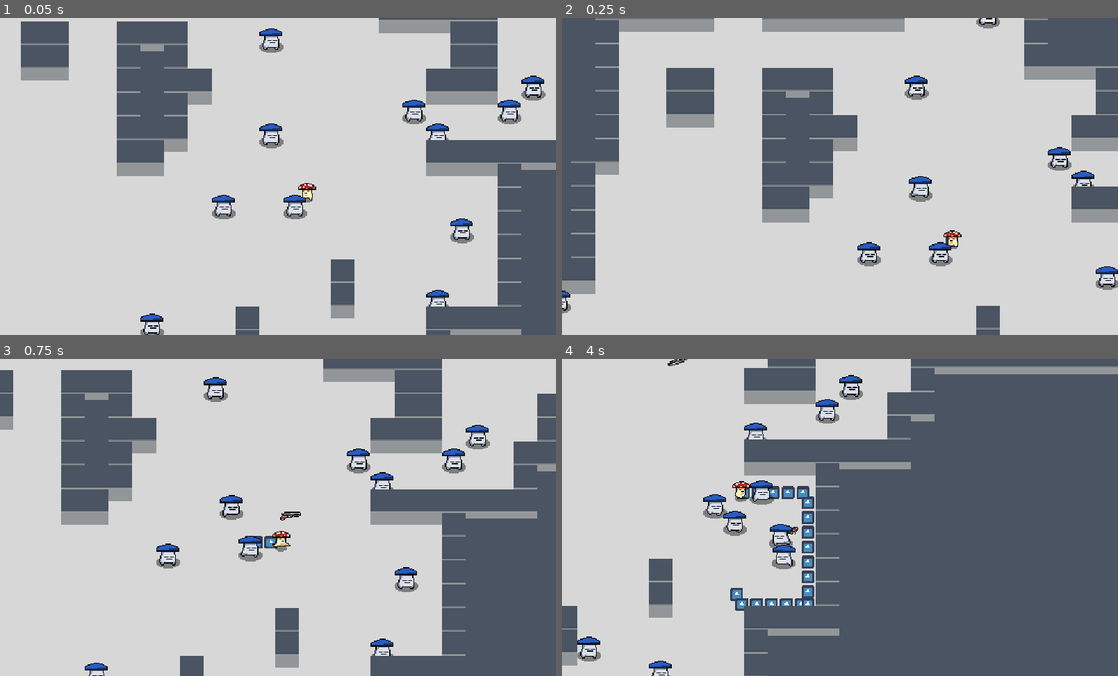
Above: before the commit, frames 1-4 (two rows, left to right).
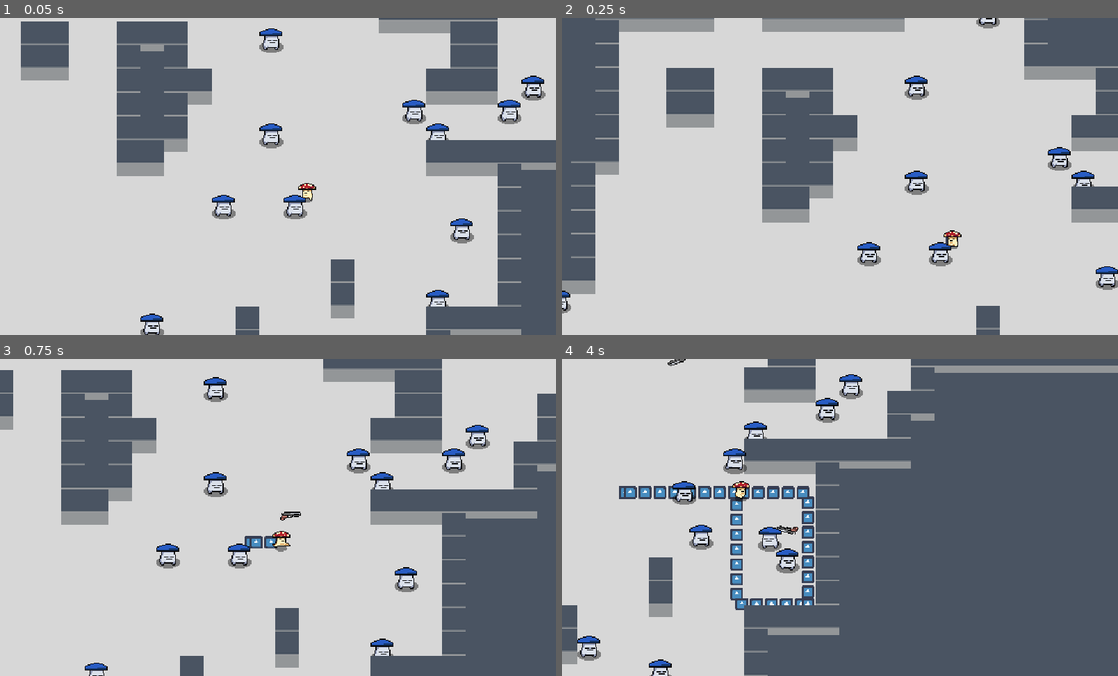
Above: after the commit, the same moments.

Repository: Hairic95/nuclear-throne-godot-clone
Game: Godot game, scene res://src/scenes/TestScene.tscn
Same seed, same stepped clock (60 frames per second), same inputs: the game is played once before the commit and once after it. The engine's default icon, where the game draws it, is replaced by a stand-in: a white triangle on a blue panel in a dark square.
Inputs (mouse positions are in pixels of both pictures, inside the frame that each line leads up to):
- Up to frame 1 (0.05 s): no input
- Up to frame 2 (0.25 s): no input
- Up to frame 3 (0.75 s): move the mouse to (400, 501) at 0.52 s; hold D from 0.53 s (still down); right-click (400, 501) at 0.6 s
- Up to frame 4 (4 s): move the mouse to (728, 533) at 1.27 s; release D at 1.28 s; hold S 1.28-2.03 s; click (728, 533) at 1.35 s; move the mouse to (895, 447) at 2.02 s; hold D 2.03-2.78 s; tap E (interact) at 2.1 s; move the mouse to (812, 580) at 2.77 s; hold W 2.78-3.53 s; tap Mouse wheel up (next_weapon) at 2.85 s; move the mouse to (1006, 565) at 3.52 s; hold A from 3.53 s (still down); right-click (1006, 565) at 3.6 s

Frame 1 is identical in both runs. In frame 2, 0.3% of the frame differs, in the area x 61-67%, y 48-58%; in frame 3, 0.8%; in frame 4, 5.2%, in the area x 0-100%, y 0-100%.

Commit message:
added pushboxes to player and enemies

Diff:
--- a/assets/animation_tree/character_basic_tree.tres
+++ b/assets/animation_tree/character_basic_tree.tres
@@ -45,4 +45,4 @@
 nodes/tr_alive/position = Vector2( 980, 220 )
 nodes/tr_movement/node = SubResource( 7 )
 nodes/tr_movement/position = Vector2( 420, 180 )
-node_connections = [ "output", 0, "tr_alive", "os_hurt", 0, "tr_movement", "os_hurt", 1, "an_hurt", "tr_movement", 0, "an_idle", "tr_movement", 1, "an_run", "tr_alive", 0, "os_hurt", "tr_alive", 1, "an_dead" ]
+node_connections = [ "output", 0, "tr_alive", "tr_movement", 0, "an_idle", "tr_movement", 1, "an_run", "os_hurt", 0, "tr_movement", "os_hurt", 1, "an_hurt", "tr_alive", 0, "os_hurt", "tr_alive", 1, "an_dead" ]
--- a/src/entities/enemies/Enemy.gd
+++ b/src/entities/enemies/Enemy.gd
@@ -11,6 +11,8 @@
 
 var speed = 40
 
+var inner_pushbox = []
+
 func _ready():
 	randomize()
 
@@ -21,13 +23,17 @@
 			$Vision.force_raycast_update()
 			if !$Vision.is_colliding():
 
-				if player_in_range.global_position.x > global_position.x:
-					$Sprite.flip_h = false
+				if (player_in_range.global_position - global_position).length() > 100:
+
+					if player_in_range.global_position.x > global_position.x:
+						$Sprite.flip_h = false
+					else:
+						$Sprite.flip_h = true
+
+					direction = (player_in_range.global_position - global_position).normalized()
+
 				else:
-					$Sprite.flip_h = true
-
-				direction = (player_in_range.global_position - global_position).normalized()
-
+					direction = Vector2.ZERO
 			else:
 				var following_player = false
 
@@ -53,7 +59,11 @@
 					player_in_range = collider
 					$ShootChanceInterval.start()
 
-		move_and_collide(direction * speed * delta)
+		var push_force = Vector2.ZERO
+		for pushbox in inner_pushbox:
+			push_force += (global_position - pushbox.global_position).normalized() * 20
+
+		move_and_collide((direction * speed + push_force) * delta)
 
 		if direction != Vector2.ZERO:
 			 $AnimTree.set("parameters/tr_movement/current", 1)
@@ -86,3 +96,13 @@
 
 func shoot():
 	EventBus.emit_signal("create_bullet", bullet_reference.instance(), global_position, $Vision.rotation)
+
+
+func _on_PushBox_area_entered(area):
+	if area.is_in_group("pushbox"):
+		inner_pushbox.append(area)
+
+
+func _on_PushBox_area_exited(area):
+	if inner_pushbox.has(area):
+		inner_pushbox.erase(area)
--- a/src/entities/enemies/Enemy.tscn
+++ b/src/entities/enemies/Enemy.tscn
@@ -129,7 +129,7 @@
 height = 7.01833
 
 [node name="Enemy" type="KinematicBody2D"]
-collision_layer = 8
+collision_layer = 0
 collision_mask = 8
 script = ExtResource( 3 )
 bullet_reference = ExtResource( 5 )
@@ -173,6 +173,17 @@
 rotation = 1.5708
 shape = SubResource( 6 )
 
+[node name="PushBox" type="Area2D" parent="." groups=[
+"pushbox",
+]]
+collision_layer = 9
+collision_mask = 2147483657
+
+[node name="CollisionShape2D2" type="CollisionShape2D" parent="PushBox"]
+position = Vector2( -0.0834274, 5.08908 )
+rotation = 1.5708
+shape = SubResource( 6 )
+
 [node name="Vision" type="RayCast2D" parent="."]
 enabled = true
 cast_to = Vector2( 120, 0 )
@@ -180,4 +191,6 @@
 [node name="ShootChanceInterval" type="Timer" parent="."]
 wait_time = 0.5
 [connection signal="area_entered" from="Hitbox" to="." method="_on_Hitbox_area_entered"]
+[connection signal="area_entered" from="PushBox" to="." method="_on_PushBox_area_entered"]
+[connection signal="area_exited" from="PushBox" to="." method="_on_PushBox_area_exited"]
 [connection signal="timeout" from="ShootChanceInterval" to="." method="_on_ShootChanceInterval_timeout"]
--- a/src/entities/player/Player.gd
+++ b/src/entities/player/Player.gd
@@ -15,9 +15,11 @@
 
 var max_weapon_slot = 2
 
-var health = 4
+var health = 400
 
 var scent_trail = []
+
+var inner_pushbox = []
 
 func _ready():
 	$AnimTree.active = true
@@ -57,7 +59,13 @@
 
 		handle_camera_position()
 
-	move_and_slide(direction_input.normalized() * SPEED)
+
+	var push_force = Vector2.ZERO
+	for pushbox in inner_pushbox:
+		push_force += (global_position - pushbox.global_position).normalized() * 10
+
+
+	move_and_slide(direction_input.normalized() * SPEED + push_force)
 
 	direction_input = Vector2.ZERO
 
@@ -115,7 +123,7 @@
 func emit_scent():
 	var new_scent = scent_reference.instance()
 	new_scent.global_position = global_position
-	if scent_trail.size() > 20:
+	if scent_trail.size() > 50:
 		var oldest_scent = scent_trail.pop_back()
 		oldest_scent.queue_free()
 	scent_trail.push_front(new_scent)
@@ -123,3 +131,13 @@
 
 func _on_ScentTimer_timeout():
 	emit_scent()
+
+
+func _on_PushBox_area_entered(area):
+	if area.is_in_group("pushbox"):
+		inner_pushbox.append(area)
+
+
+func _on_PushBox_area_exited(area):
+	if inner_pushbox.has(area):
+		inner_pushbox.erase(area)
--- a/src/entities/player/Player.tscn
+++ b/src/entities/player/Player.tscn
@@ -189,7 +189,16 @@
 [node name="ScentTimer" type="Timer" parent="."]
 wait_time = 0.1
 autostart = true
+
+[node name="PushBox" type="Area2D" parent="." groups=[
+"pushbox",
+]]
+
+[node name="CollisionShape2D2" type="CollisionShape2D" parent="PushBox"]
+shape = SubResource( 6 )
 [connection signal="timeout" from="CameraHandler/Frequency" to="CameraHandler" method="_on_Frequency_timeout"]
 [connection signal="timeout" from="CameraHandler/Duration" to="CameraHandler" method="_on_Duration_timeout"]
 [connection signal="area_entered" from="Hitbox" to="." method="_on_Hitbox_area_entered"]
 [connection signal="timeout" from="ScentTimer" to="." method="_on_ScentTimer_timeout"]
+[connection signal="area_entered" from="PushBox" to="." method="_on_PushBox_area_entered"]
+[connection signal="area_exited" from="PushBox" to="." method="_on_PushBox_area_exited"]
